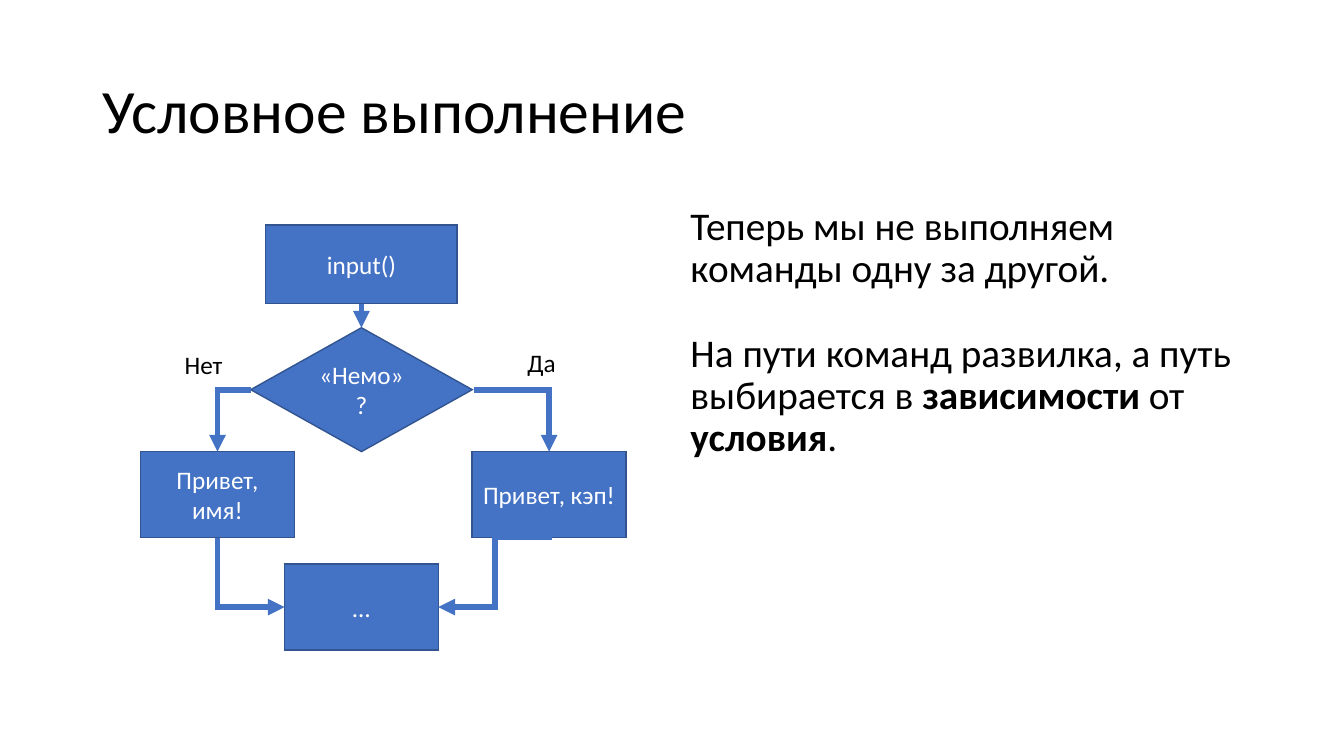
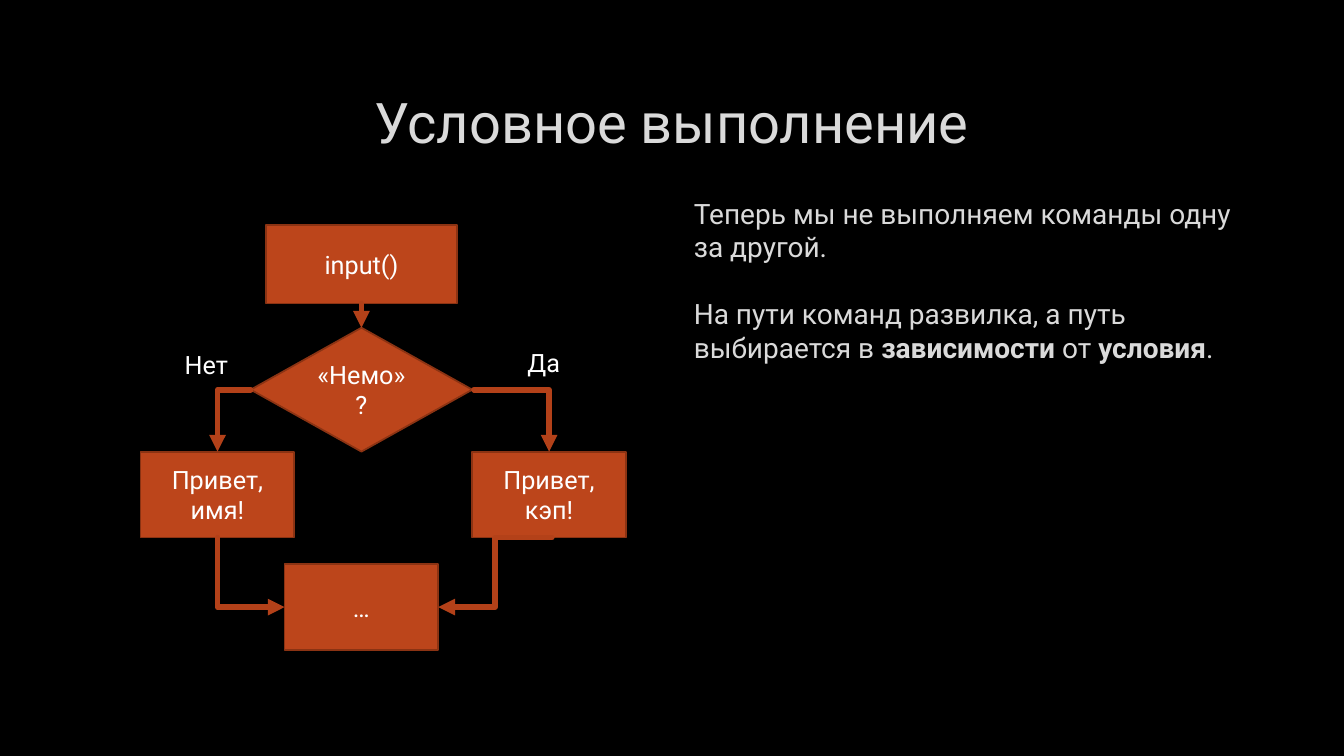
Before and after one commit to stsukrov/Zion-Course, a slide deck: slide 10 of Presi.pptx (slide 8 before the commit). Drawn at 1344x756 pixels with LibreOffice and Linux fonts; fonts in the diff are those of the drawing; background and template pictures are left out. Boxes give left, top, right and bottom in pixels: in the first picture for what was removed or moved away, otherwise in the second. Text is boxed around its words. In the diff, an @@ line names an element or a change of style, - is before the commit and + after.

```diff
--- a/Presi.pptx
+++ b/Presi.pptx
@@ background #FFFFFF to picture (left out) @@
@@ title "Условное выполнение": place and size @@
-title "Условное выполнение" at [102,93,687,134]
+title "Условное выполнение" at [374,103,969,144]
@@ title "Условное выполнение" at [374,103,969,144]: size 44 to 40 pt, font Calibri to Roboto, text colour #000000 to #DADADA, letter outline none to #404040 0.75 pt; alignment left to centre; line spacing 0.9 to 1 @@
@@ text "Теперь мы не выполняем команды ...": place and size @@
-text "Теперь мы не выполняем команды ..." at [690,215,1231,457]
+text "Теперь мы не выполняем команды ..." at [694,204,1230,364]
@@ text "Теперь мы не выполняем команды ..." at [694,204,1230,364]: size 28 to 20 pt, font Calibri to Roboto, text colour #000000 to #DADADA, letter outline none to #404040 0.75 pt; line spacing 0.9 to 1 @@
@@ arrow (362, 303) - (362, 328): stroke #4472C4 4 pt to #B4421A 4 pt @@
@@ text "Нет" at [185,356,228,375]: font Calibri to Roboto, text colour #000000 to #FFFFFF @@
@@ text "Да" at [527,354,560,377]: font Calibri to Roboto, text colour #000000 to #FFFFFF @@
@@ elbow arrow (251, 390) - (218, 452): stroke #4472C4 4 pt to #B4421A 4 pt @@
@@ elbow arrow (474, 390) - (549, 452): stroke #4472C4 4 pt to #B4421A 4 pt @@
@@ elbow arrow (218, 537) - (284, 607): stroke #4472C4 4 pt to #B4421A 4 pt @@
@@ elbow arrow (552, 537) - (439, 607): stroke #4472C4 4 pt to #B4421A 4 pt @@
@@ font Calibri to Roboto; fill #4472C4 to #BC451B; outline #325491 1 pt to #8B3314 1.25 pt in 5 elements at [251,328,473,452], [266,225,458,303], [472,452,626,537], [141,452,295,537], [284,565,439,650] @@
```
Also in this commit, not shown: 14 other slides changed, 2 slides added, 2 other files.
